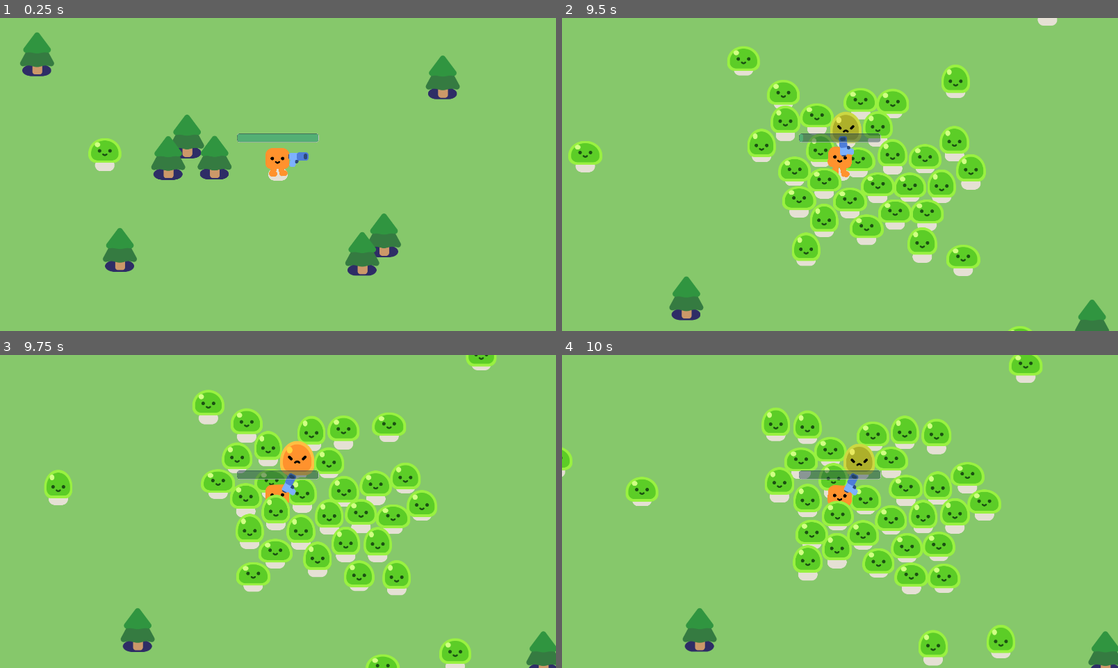
Above: before the commit, frames 1-4 (two rows, left to right).
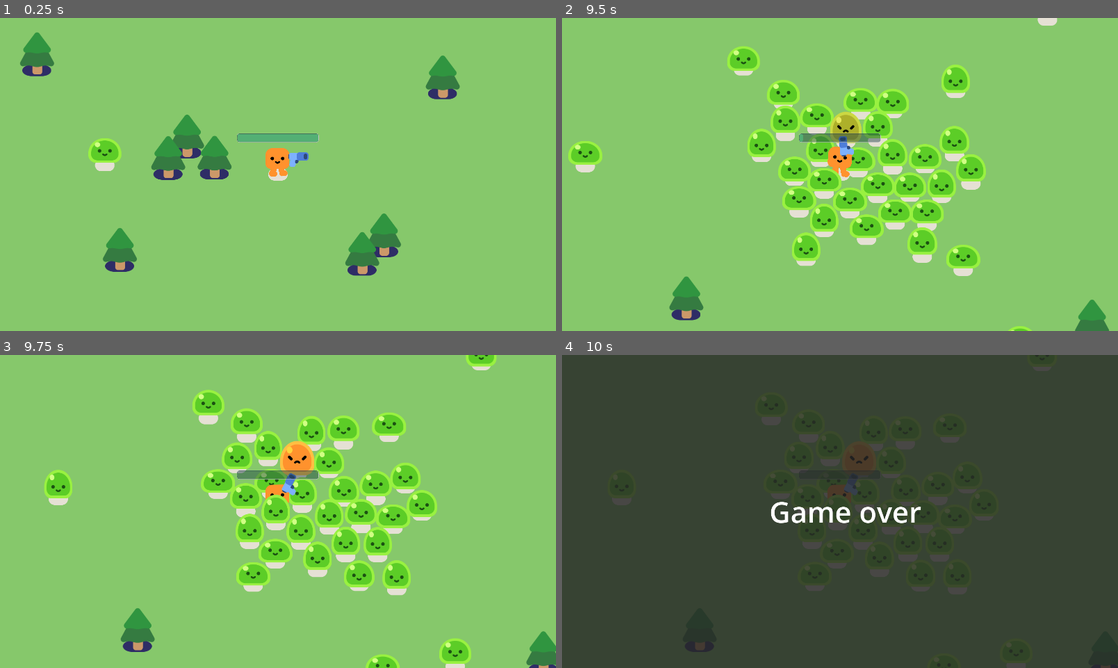
Above: after the commit, the same moments.

Repository: deannanicdao/2dgame
Game: Godot game, scene res://survivor_game.tscn
Same seed, same stepped clock (60 frames per second), same inputs: the game is played once before the commit and once after it.
Inputs:
- Up to frame 1 (0.25 s): no input
- Up to frame 2 (9.5 s): hold W (move_up) 0.53-2.03 s; hold A (move_left) 2.03-3.53 s; hold S (move_down) 3.53-4.28 s; hold D (move_right) 4.28-5.03 s; hold W (move_up) 5.03-5.78 s; hold D (move_right) 5.78-8.03 s; hold S (move_down) 8.03-8.78 s; hold A (move_left) from 8.78 s (still down)
- Up to frame 3 (9.75 s): release A (move_left) at 9.53 s; hold W (move_up) from 9.53 s (still down)
- Up to frame 4 (10 s): keep holding W (move_up)

Frames 1-3 are identical in both runs. In frame 4, 100% of the frame differs, in the area x 0-100%, y 0-100%.

Commit message:
game over screen added

Diff:
--- a/survivor_game.gd
+++ b/survivor_game.gd
@@ -17,3 +17,9 @@
 
 func _on_timer_timeout():
 	spawn_mob()
+
+
+func _on_player_health_depleted():
+	%GameOverScreen.visible = true
+	# access the scene tree (root of game)
+	get_tree().paused = true
--- a/survivor_game.tscn
+++ b/survivor_game.tscn
@@ -96,4 +96,34 @@
 wait_time = 0.3
 autostart = true
 
+[node name="GameOverScreen" type="CanvasLayer" parent="."]
+unique_name_in_owner = true
+visible = false
+
+[node name="ColorRect" type="ColorRect" parent="GameOverScreen"]
+anchors_preset = 15
+anchor_right = 1.0
+anchor_bottom = 1.0
+offset_right = 36.0
+grow_horizontal = 2
+grow_vertical = 2
+color = Color(0.152941, 0.152941, 0.152941, 0.827451)
+
+[node name="Label" type="Label" parent="GameOverScreen/ColorRect"]
+layout_mode = 1
+anchors_preset = 8
+anchor_left = 0.5
+anchor_top = 0.5
+anchor_right = 0.5
+anchor_bottom = 0.5
+offset_left = -42.5
+offset_top = -11.5
+offset_right = 42.5
+offset_bottom = 11.5
+grow_horizontal = 2
+grow_vertical = 2
+theme_override_font_sizes/font_size = 100
+text = "Game over"
+
+[connection signal="health_depleted" from="Player" to="." method="_on_player_health_depleted"]
 [connection signal="timeout" from="Timer" to="." method="_on_timer_timeout"]
